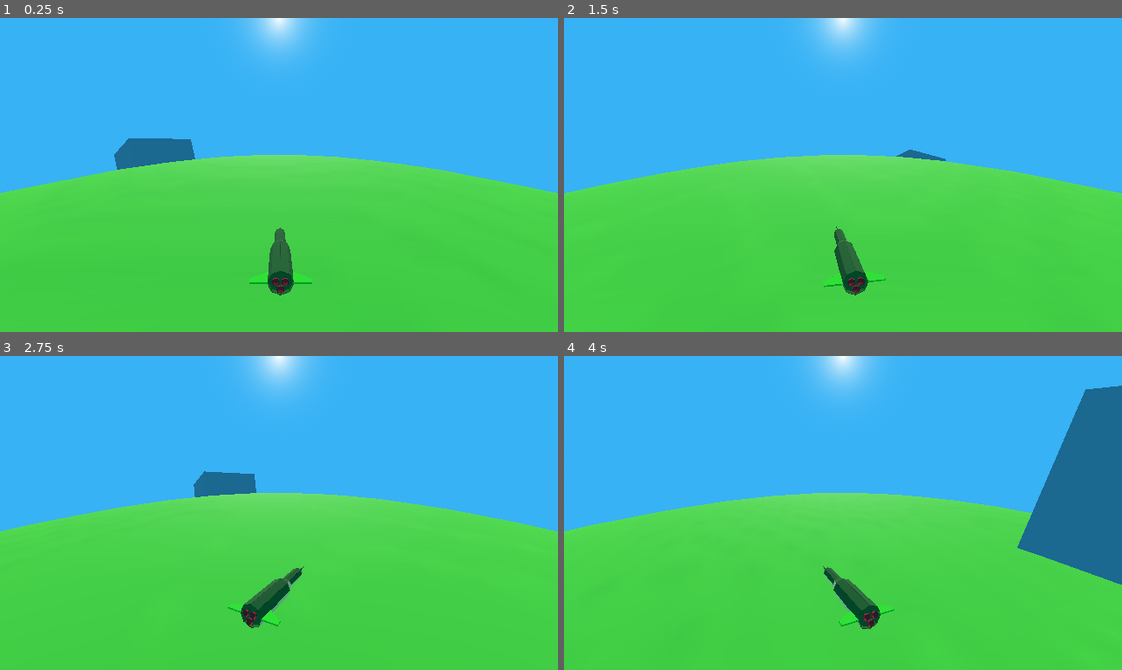
Above: before the commit, frames 1-4 (two rows, left to right).
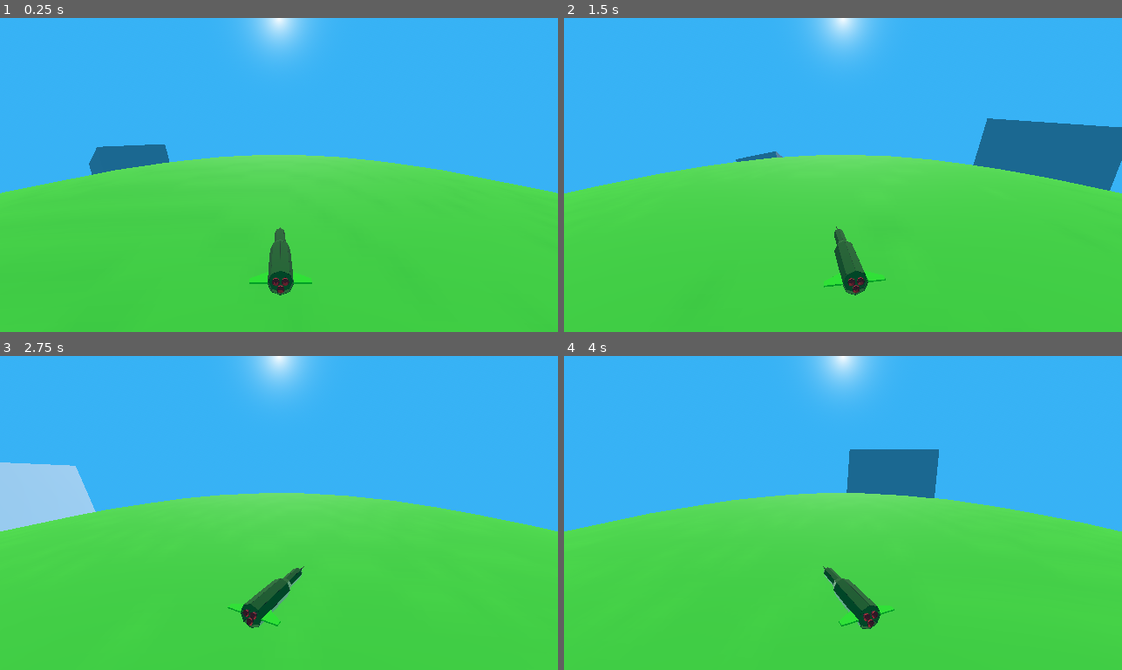
Above: after the commit, the same moments.

Repository: JacobCormier/I-cant-blow-up-mankind
Game: Godot game, scene res://scenes/Level1.tscn
Two runs of this game, one before a commit and one after it. Both use one fixed random seed, a clock stepped at 60 frames per second and the inputs below. This scene is started directly instead of the project's main scene.
Inputs:
- Up to frame 1 (0.25 s): no input
- Up to frame 2 (1.5 s): tap Enter at 0.5 s; hold Right (ui_right) 0.53-1.28 s; hold Left (ui_left) from 1.28 s (still down)
- Up to frame 3 (2.75 s): release Left (ui_left) at 2.03 s; hold Right (ui_right) from 2.03 s (still down)
- Up to frame 4 (4 s): release Right (ui_right) at 3.53 s; hold Left (ui_left) from 3.53 s (still down)

The runs differ from the first frame. In frame 1, 0.8% of the frame differs, in the area x 11-100%, y 38-56%; in frame 2, 4.7%; in frame 3, 3.6%; in frame 4, 9.9%, in the area x 0-100%, y 9-73%.

Commit message:
Rumble and broken tilt code

Diff:
--- a/scenes/Level1.tscn
+++ b/scenes/Level1.tscn
@@ -61,7 +61,6 @@
 
 [node name="GlobeManager" type="Node3D" parent="."]
 script = ExtResource("2_4oixf")
-orbit_speed_z = -0.2
 
 [node name="GlobeTest" type="MeshInstance3D" parent="GlobeManager"]
 transform = Transform3D(-4.37114e-08, -1, 0, 1, -4.37114e-08, 0, 0, 0, 1, 0, 0, 0)
--- a/scripts/level_managing/globe_manager.gd
+++ b/scripts/level_managing/globe_manager.gd
@@ -4,8 +4,8 @@
 const TEST_BUILDING = preload("res://scenes/test_building.tscn")
 
 var orbit_speed_x = 0.3
-const MAX_Z_ORBIT_SPEED = 0.2
-@export_range(-MAX_Z_ORBIT_SPEED, MAX_Z_ORBIT_SPEED) var orbit_speed_z : float
+const MAX_Z_ORBIT_SPEED = 0.3
+var orbit_speed_z : float
 var direction: PlayerController.TurnDirection
 
 func _ready():
@@ -25,6 +25,8 @@
 func _process(delta: float) -> void:
 		globe_test.rotate_x(orbit_speed_x * delta)
 		globe_test.rotate_z(orbit_speed_z * delta)
+
+		print(orbit_speed_z)
 
 
 # Function to generate a random point on the sphere and surface normal
@@ -64,4 +66,10 @@
 	new_block.look_at(point + normal, Vector3.UP) # Align the child with the surface normal
 
 func pass_in_movement_direction(direction: PlayerController.TurnDirection):
-	pass
+	match direction:
+		PlayerController.TurnDirection.NONE:
+			orbit_speed_z = 0.0
+		PlayerController.TurnDirection.LEFT:
+			orbit_speed_z = -MAX_Z_ORBIT_SPEED
+		PlayerController.TurnDirection.RIGHT:
+			orbit_speed_z = MAX_Z_ORBIT_SPEED
--- a/scripts/player/player_controller.gd
+++ b/scripts/player/player_controller.gd
@@ -2,7 +2,8 @@
 extends Node3D
 
 @onready var icbm_model: Node3D = $ICBM
-@onready var globe_test: MeshInstance3D = $"../GlobeManager/GlobeTest"
+@onready var globe_manager: Node3D = $"../GlobeManager"
+
 
 var current_turn_direction = TurnDirection.NONE
 enum TurnDirection {NONE, LEFT, RIGHT}
@@ -39,3 +40,4 @@
 		icbm_model.trigger_turn(current_turn_direction)
 
 	# Next is Left right movement
+	globe_manager.pass_in_movement_direction(current_turn_direction)
--- a/scripts/player/rocket_animator.gd
+++ b/scripts/player/rocket_animator.gd
@@ -1,11 +1,17 @@
 extends Node3D
 
 var target_turn_angle = 0.0 # Maximum angle in degrees for left/right movement
-var MAX_TURN_ANGLE = 30.0
+const MAX_TURN_ANGLE = 30.0
 var is_turning = false
 var current_turn_direction = PlayerController.TurnDirection.NONE # Direction flag
 var turn_speed = 5.0 # Speed of turning
 var current_angle = 0.0 # Current angle of the object
+
+var target_tilt = 0.0
+const MAX_TILT_ANGLE = 90.0
+var is_tilting = false
+var current_tilt = 0.0
+var tilt_speed = 2.0
 
 var original_position
 const MAX_RUMBLE_VARIANCE := Vector3(0.25, 0.08, 0)
@@ -16,6 +22,9 @@
 func _process(delta: float) -> void:
 	if is_turning:
 		_handle_turning(delta)
+	#Tilting isn't gonna work yet cause Quaternions suck
+	#if is_tilting:
+		#_handle_tilting(delta)
 
 	# Random Rumble
 	var random_rumble_x = original_position.x + randf_range(0, MAX_RUMBLE_VARIANCE.x)
@@ -23,27 +32,39 @@
 	position = Vector3(random_rumble_x, random_rumble_y, position.z)
 
 func _handle_turning(delta: float):
-		# Determine the target angle based on the direction
-		var target_angle = target_turn_angle
-
 		# Smoothly interpolate the current angle towards the target angle
-		current_angle = lerp(current_angle, target_angle, turn_speed * delta)
+		current_angle = lerp(current_angle, target_turn_angle, turn_speed * delta)
 
 		# Apply the rotation to the object's Y-axis
 		rotation_degrees.y = current_angle
 
 		# Check if the current angle is close to the target angle to switch direction
-		if abs(current_angle - target_angle) < 1.0: # A small threshold to detect when to reverse
+		if abs(current_angle- target_turn_angle) < 1.0: # A small threshold to detect when to reverse
 			is_turning = false
 
+
+func _handle_tilting(delta: float):
+	# Jacob Cormier 2025-01-25
+	# Deprecated, will most likely set up an animation to tilt
+		current_tilt = lerp(current_tilt, target_tilt, tilt_speed * delta)
+
+		rotation_degrees.z = current_tilt
+
+		if abs(current_tilt - target_tilt) < 1.0: # A small threshold to detect when to reverse
+			is_tilting = false
+
 func trigger_turn(direction: PlayerController.TurnDirection = PlayerController.TurnDirection.NONE):
+	# This function is called often by the player controller to update what moves they are making
 	is_turning = true
-	# Example usage
+	is_tilting = true
 
 	match direction:
 		PlayerController.TurnDirection.NONE:
 			target_turn_angle = 0.0
+			# target_tilt = 0.0
 		PlayerController.TurnDirection.LEFT:
 			target_turn_angle = MAX_TURN_ANGLE
+			# target_tilt = MAX_TILT_ANGLE
 		PlayerController.TurnDirection.RIGHT:
 			target_turn_angle = -MAX_TURN_ANGLE
+			# target_tilt = -MAX_TILT_ANGLE
